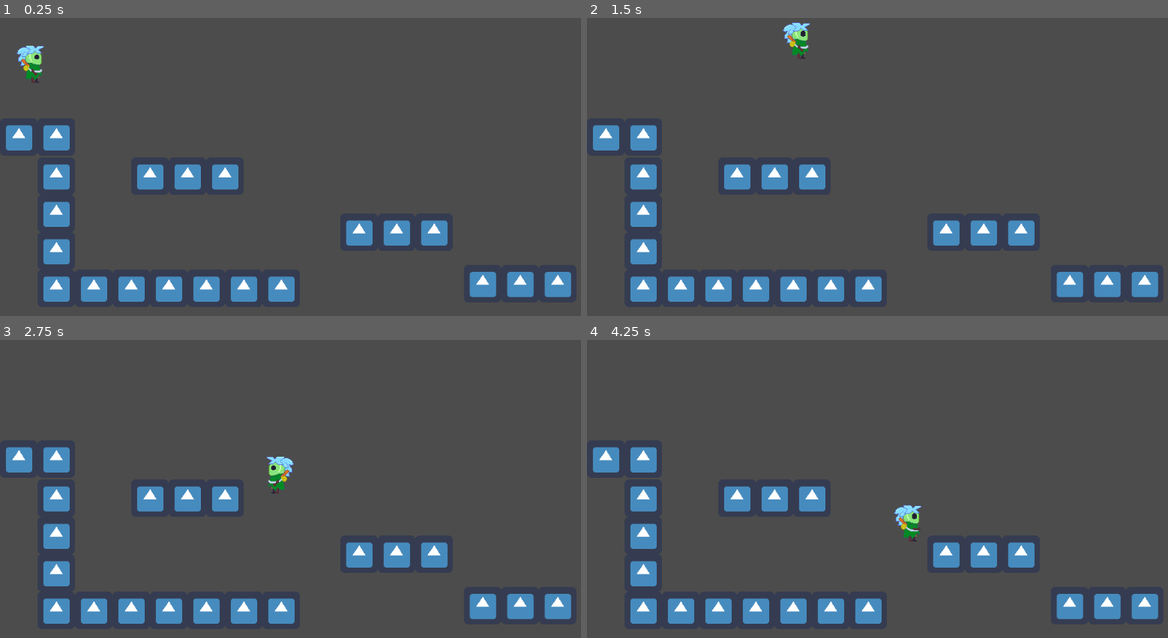
Above: before the commit, frames 1-4 (two rows, left to right).
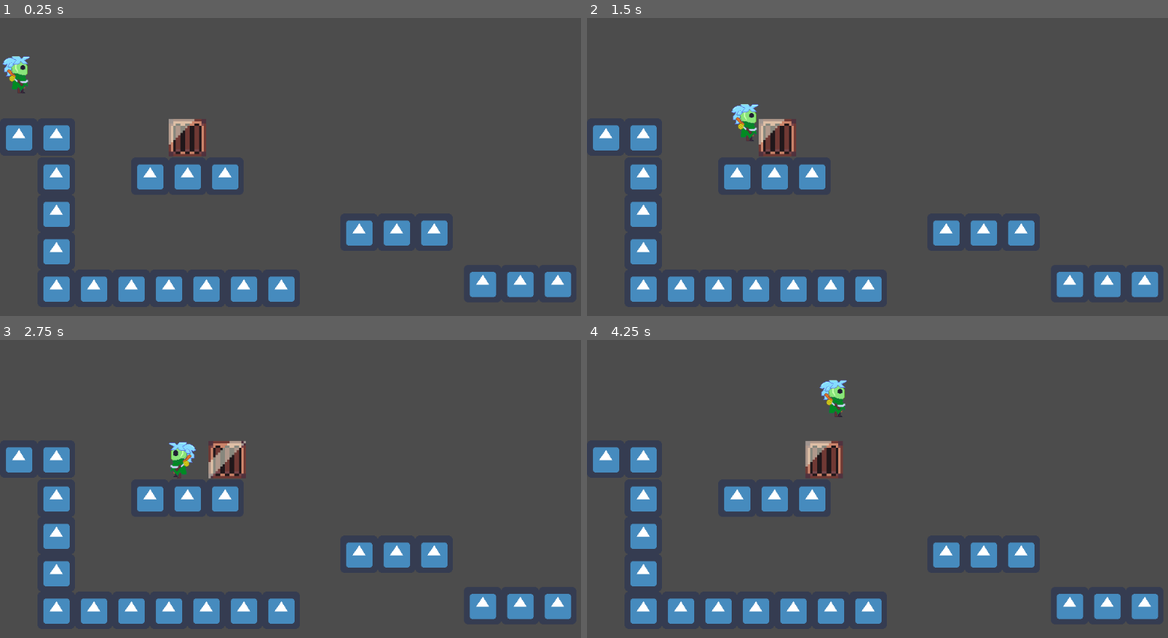
Above: after the commit, the same moments.

Repository: jaspior/bixo
Game: Godot game, scene res://Node2D.tscn
The game is run twice, just before and just after one commit, with the same random seed, the same clock (stepped at 60 frames per second) and the same inputs. The engine's default icon, where the game draws it, is replaced by a stand-in: a white triangle on a blue panel in a dark square.
Inputs:
- Up to frame 1 (0.25 s): no input
- Up to frame 2 (1.5 s): hold Z (attack) 0.53-1.28 s; hold Right (right) from 0.53 s (still down); tap Up (jump) at 0.77, 1.07 s; tap X (dash) at 0.8, 1.35 s
- Up to frame 3 (2.75 s): tap Up (jump) at 1.52, 1.55, 1.82, 2.1 s; release Right (right) at 2.03 s; hold Left (left) from 2.03 s (still down); hold Z (attack) from 2.03 s (still down)
- Up to frame 4 (4.25 s): release Left (left) at 2.78 s; release Z (attack) at 2.78 s; hold Right (right) from 2.78 s (still down); tap Z (attack) at 2.85 s; tap Up (jump) at 3.02, 3.32, 3.77, 3.8, 4.07 s; tap X (dash) at 3.05 s; hold X (dash) from 3.53 s (still down)

The runs differ from the first frame. In frame 1, 1.5% of the frame differs, in the area x 0-36%, y 9-47%; in frame 2, 1.6%, in the area x 24-39%, y 1-47%; in frame 3, 1.6%; in frame 4, 1.6%.

Commit message:
break

Diff:
--- /dev/null
+++ b/Box.gd
@@ -0,0 +1,19 @@
+extends RigidBody2D
+
+var lives := 3
+
+
+func _ready():
+	$AnimatedSprite.play("Idle")
+
+
+func _on_Hurt_area_entered(area):
+	if area.is_in_group("attack"):
+		lives -= 1
+		$AnimatedSprite.play("Damage")
+		yield($AnimatedSprite,"animation_finished")
+		$AnimatedSprite.play("Idle")
+		if lives <= 0:
+			$AnimatedSprite.play("Break")
+			yield($AnimatedSprite,"animation_finished")
+			queue_free()
--- /dev/null
+++ b/Box.tscn
@@ -0,0 +1,123 @@
+[gd_scene load_steps=24 format=2]
+
+[ext_resource path="res://Sprites/box/Crates.png" type="Texture" id=1]
+[ext_resource path="res://Box.gd" type="Script" id=2]
+
+[sub_resource type="AtlasTexture" id=1]
+atlas = ExtResource( 1 )
+region = Rect2( 0, 0, 16, 16 )
+
+[sub_resource type="AtlasTexture" id=2]
+atlas = ExtResource( 1 )
+region = Rect2( 16, 0, 16, 16 )
+
+[sub_resource type="AtlasTexture" id=3]
+atlas = ExtResource( 1 )
+region = Rect2( 32, 0, 16, 16 )
+
+[sub_resource type="AtlasTexture" id=4]
+atlas = ExtResource( 1 )
+region = Rect2( 48, 0, 16, 16 )
+
+[sub_resource type="AtlasTexture" id=5]
+atlas = ExtResource( 1 )
+region = Rect2( 0, 16, 16, 16 )
+
+[sub_resource type="AtlasTexture" id=6]
+atlas = ExtResource( 1 )
+region = Rect2( 16, 16, 16, 16 )
+
+[sub_resource type="AtlasTexture" id=9]
+atlas = ExtResource( 1 )
+region = Rect2( 16, 16, 16, 16 )
+
+[sub_resource type="AtlasTexture" id=10]
+atlas = ExtResource( 1 )
+region = Rect2( 32, 16, 16, 16 )
+
+[sub_resource type="AtlasTexture" id=11]
+atlas = ExtResource( 1 )
+region = Rect2( 48, 16, 16, 16 )
+
+[sub_resource type="AtlasTexture" id=12]
+atlas = ExtResource( 1 )
+region = Rect2( 0, 32, 16, 16 )
+
+[sub_resource type="AtlasTexture" id=13]
+atlas = ExtResource( 1 )
+region = Rect2( 16, 32, 16, 16 )
+
+[sub_resource type="AtlasTexture" id=14]
+atlas = ExtResource( 1 )
+region = Rect2( 32, 32, 16, 16 )
+
+[sub_resource type="AtlasTexture" id=15]
+atlas = ExtResource( 1 )
+region = Rect2( 48, 32, 16, 16 )
+
+[sub_resource type="AtlasTexture" id=16]
+atlas = ExtResource( 1 )
+region = Rect2( 0, 48, 16, 16 )
+
+[sub_resource type="AtlasTexture" id=17]
+atlas = ExtResource( 1 )
+region = Rect2( 16, 48, 16, 16 )
+
+[sub_resource type="AtlasTexture" id=18]
+atlas = ExtResource( 1 )
+region = Rect2( 32, 48, 16, 16 )
+
+[sub_resource type="AtlasTexture" id=19]
+atlas = ExtResource( 1 )
+region = Rect2( 48, 48, 16, 16 )
+
+[sub_resource type="AtlasTexture" id=20]
+atlas = ExtResource( 1 )
+region = Rect2( 0, 64, 16, 16 )
+
+[sub_resource type="SpriteFrames" id=7]
+animations = [ {
+"frames": [ SubResource( 1 ), SubResource( 2 ), SubResource( 3 ), SubResource( 4 ), SubResource( 5 ), SubResource( 6 ) ],
+"loop": true,
+"name": "Idle",
+"speed": 10.0
+}, {
+"frames": [ SubResource( 9 ), SubResource( 10 ), SubResource( 11 ), SubResource( 12 ), SubResource( 13 ), SubResource( 14 ), SubResource( 15 ), SubResource( 16 ) ],
+"loop": false,
+"name": "Break",
+"speed": 15.0
+}, {
+"frames": [ SubResource( 17 ), SubResource( 18 ), SubResource( 19 ), SubResource( 20 ), SubResource( 17 ) ],
+"loop": false,
+"name": "Damage",
+"speed": 15.0
+} ]
+
+[sub_resource type="RectangleShape2D" id=8]
+extents = Vector2( 33, 32 )
+
+[sub_resource type="RectangleShape2D" id=21]
+extents = Vector2( 33, 32 )
+
+[node name="Box" type="RigidBody2D" groups=["movable"]]
+z_index = -1
+mode = 2
+mass = 10.0
+script = ExtResource( 2 )
+
+[node name="AnimatedSprite" type="AnimatedSprite" parent="."]
+scale = Vector2( 4, 4 )
+frames = SubResource( 7 )
+animation = "Break"
+frame = 7
+playing = true
+
+[node name="CollisionShape2D" type="CollisionShape2D" parent="."]
+shape = SubResource( 8 )
+
+[node name="Hurt" type="Area2D" parent="."]
+
+[node name="CollisionShape2D" type="CollisionShape2D" parent="Hurt"]
+shape = SubResource( 21 )
+
+[connection signal="area_entered" from="Hurt" to="." method="_on_Hurt_area_entered"]
--- a/Node2D.tscn
+++ b/Node2D.tscn
@@ -1,13 +1,13 @@
-[gd_scene load_steps=4 format=2]
+[gd_scene load_steps=5 format=2]
 
 [ext_resource path="res://icon.png" type="Texture" id=1]
 [ext_resource path="res://Player.tscn" type="PackedScene" id=2]
+[ext_resource path="res://Box.tscn" type="PackedScene" id=3]
 
 [sub_resource type="RectangleShape2D" id=1]
 extents = Vector2( 33, 34 )
 
 [node name="Node2D" type="Node2D"]
-position = Vector2( -32, 282 )
 
 [node name="TestFloor" type="Node" parent="."]
 
@@ -276,4 +276,7 @@
 shape = SubResource( 1 )
 
 [node name="Player" parent="." instance=ExtResource( 2 )]
-position = Vector2( 88, -134 )
+position = Vector2( 32, 166 )
+
+[node name="Box" parent="." instance=ExtResource( 3 )]
+position = Vector2( 320, 282 )
--- a/Player.gd
+++ b/Player.gd
@@ -1,7 +1,7 @@
 extends KinematicBody2D
 
 
-enum states {IDLE, RUNNING, JUMP, FALLING, DASH, WALL}
+enum states {IDLE, RUNNING, JUMP, FALLING, DASH, WALL, ATTACK}
 var state = states.IDLE
 
 var gravity := 300
@@ -10,10 +10,18 @@
 var friction = 0.5
 var velocity := Vector2.ZERO
 var canJump : bool
+var combo_counter := 0
+var push := 300
 
 
 func _ready():
 	set_animation()
+
+func push_movables():
+	for index in get_slide_count():
+		var collision = get_slide_collision(index)
+		if collision.collider.is_in_group("movable"):
+			collision.collider.apply_central_impulse(-collision.normal * push)
 
 func _process(delta):
 
@@ -22,18 +30,20 @@
 	jump()
 	move(delta)
 	wall()
-	velocity = move_and_slide(velocity,Vector2.UP)
+	velocity = move_and_slide(velocity,Vector2.UP,false, 4, PI/4, false)
 	set_animation()
+	push_movables()
 
 func _input(event):
 	if event.is_action_pressed("dash"):
 		dash()
+	if event.is_action_pressed("attack"):
+		attack()
 
 func set_animation():
 	match state:
 		states.IDLE:
 			$AnimatedSprite.play("idle")
-
 		states.RUNNING:
 			$AnimatedSprite.play("Run")
 		states.FALLING:
@@ -42,29 +52,88 @@
 			$AnimatedSprite.play("Jump")
 		states.WALL:
 			$AnimatedSprite.play("Wall")
+		states.ATTACK:
+			attack_animation()
 		_:
 			$AnimatedSprite.play("idle")
 			print("uer")
+
+func attack_animation():
+	match combo_counter:
+		1:
+			$AnimatedSprite.play("Attack1")
+
+		2:
+			$AnimatedSprite.play("Attack2")
+
+		3:
+			$AnimatedSprite.play("Attack3")
+
+
+
+func attack():
+	state = states.ATTACK
+	combo_counter+=1
+	combo_counter = clamp(combo_counter,0,3)
+	$ComboTimer.start()
+
+	match combo_counter:
+		0:
+			$Hit1/CollisionShape2D.disabled = true
+			$Hit2/CollisionShape2D.disabled = true
+			$Hit3/CollisionShape2D.disabled = true
+		1:
+			$Hit1/CollisionShape2D.disabled = false
+			$Hit2/CollisionShape2D.disabled = true
+			$Hit3/CollisionShape2D.disabled = true
+		2:
+			$Hit1/CollisionShape2D.disabled = true
+			$Hit2/CollisionShape2D.disabled = false
+			$Hit3/CollisionShape2D.disabled = true
+		3:
+			$Hit1/CollisionShape2D.disabled = true
+			$Hit2/CollisionShape2D.disabled = true
+			$Hit3/CollisionShape2D.disabled = false
+
+
+
+	if combo_counter == 3:
+		yield($AnimatedSprite, "animation_finished")
+		combo_counter = 0
+		state = states.IDLE
+
 
 func move(delta):
 
 	var movement := Input.get_action_strength("right") - Input.get_action_strength("left")
 
-	if movement != 0 and state != states.DASH:
-		velocity.x += movement*max_speed*delta
-		velocity.x = clamp(velocity.x, -speed, speed)
-		$AnimatedSprite.flip_h = movement > 0
-		if velocity.y == 0 and not is_on_wall():
-			state = states.RUNNING
+	if $AnimatedSprite.flip_h:
+		$Hit1.scale.x = 1
+		$Hit2.scale.x = 1
+		$Hit3.scale.x = 1
+	else:
+		$Hit1.scale.x = -1
+		$Hit2.scale.x = -1
+		$Hit3.scale.x = -1
 
-	else:
-		velocity.x = lerp(velocity.x, 0, friction)
-		if is_on_floor():
-			state = states.IDLE
+
+	if state != states.ATTACK:
+		if movement != 0 and state != states.DASH:
+			velocity.x += movement*max_speed*delta
+			velocity.x = clamp(velocity.x, -speed, speed)
+			$AnimatedSprite.flip_h = movement > 0
+			if velocity.y == 0 and not is_on_wall():
+				state = states.RUNNING
+
+
+		else:
+			velocity.x = lerp(velocity.x, 0, friction)
+			if is_on_floor():
+				state = states.IDLE
 
 
 func jump():
-	if Input.is_action_just_pressed("jump") and canJump:
+	if Input.is_action_just_pressed("jump") and canJump and state != states.ATTACK:
 		velocity.y -= 250
 		state = states.JUMP
 
@@ -74,7 +143,7 @@
 		velocity.y+= gravity*delta
 
 func wall():
-	if is_on_wall():
+	if is_on_wall() and state != states.ATTACK:
 		if velocity.y > 30:
 			velocity.y = 5
 		elif Input.is_action_just_pressed("jump"):
@@ -87,7 +156,7 @@
 
 
 func can_jump():
-	if velocity.y > 0:
+	if velocity.y > 0 and state != states.ATTACK:
 		state = states.FALLING
 	if is_on_floor():
 		canJump = true
@@ -111,6 +180,16 @@
 		dashed.x = 100
 	else:
 		dashed.x = -100
-	move_and_collide(dashed)
+	move_and_collide(dashed,false)
 
 	state = states.IDLE
+
+
+
+
+func _on_ComboTimer_timeout():
+	combo_counter = 0
+	$Hit1/CollisionShape2D.disabled = true
+	$Hit2/CollisionShape2D.disabled = true
+	$Hit3/CollisionShape2D.disabled = true
+	state = states.IDLE
--- a/Player.tscn
+++ b/Player.tscn
@@ -6,6 +6,9 @@
 [ext_resource path="res://Sprites/bicho_wall.png" type="Texture" id=4]
 [ext_resource path="res://Sprites/bicho_walk.png" type="Texture" id=5]
 [ext_resource path="res://Sprites/bicho_falling.png" type="Texture" id=6]
+[ext_resource path="res://Sprites/bicho_attack1.png" type="Texture" id=7]
+[ext_resource path="res://Sprites/bicho_attack2.png" type="Texture" id=8]
+[ext_resource path="res://Sprites/bicho_attack3.png" type="Texture" id=9]
 
 [sub_resource type="AtlasTexture" id=2]
 atlas = ExtResource( 2 )
@@ -23,20 +26,64 @@
 atlas = ExtResource( 3 )
 region = Rect2( 96, 0, 96, 64 )
 
+[sub_resource type="AtlasTexture" id=9]
+atlas = ExtResource( 4 )
+region = Rect2( 0, 0, 96, 64 )
+
+[sub_resource type="AtlasTexture" id=10]
+atlas = ExtResource( 4 )
+region = Rect2( 96, 0, 96, 64 )
+
+[sub_resource type="AtlasTexture" id=11]
+atlas = ExtResource( 9 )
+region = Rect2( 0, 0, 96, 64 )
+
+[sub_resource type="AtlasTexture" id=12]
+atlas = ExtResource( 9 )
+region = Rect2( 96, 0, 96, 64 )
+
+[sub_resource type="AtlasTexture" id=13]
+atlas = ExtResource( 9 )
+region = Rect2( 192, 0, 96, 64 )
+
+[sub_resource type="AtlasTexture" id=14]
+atlas = ExtResource( 9 )
+region = Rect2( 288, 0, 96, 64 )
+
+[sub_resource type="AtlasTexture" id=18]
+atlas = ExtResource( 7 )
+region = Rect2( 0, 0, 96, 64 )
+
+[sub_resource type="AtlasTexture" id=19]
+atlas = ExtResource( 7 )
+region = Rect2( 96, 0, 96, 64 )
+
+[sub_resource type="AtlasTexture" id=20]
+atlas = ExtResource( 7 )
+region = Rect2( 192, 0, 96, 64 )
+
+[sub_resource type="AtlasTexture" id=21]
+atlas = ExtResource( 7 )
+region = Rect2( 288, 0, 96, 64 )
+
+[sub_resource type="AtlasTexture" id=15]
+atlas = ExtResource( 8 )
+region = Rect2( 0, 0, 96, 64 )
+
+[sub_resource type="AtlasTexture" id=16]
+atlas = ExtResource( 8 )
+region = Rect2( 96, 0, 96, 64 )
+
+[sub_resource type="AtlasTexture" id=17]
+atlas = ExtResource( 8 )
+region = Rect2( 192, 0, 96, 64 )
+
 [sub_resource type="AtlasTexture" id=5]
 atlas = ExtResource( 5 )
 region = Rect2( 0, 0, 96, 64 )
 
 [sub_resource type="AtlasTexture" id=6]
 atlas = ExtResource( 5 )
-region = Rect2( 96, 0, 96, 64 )
-
-[sub_resource type="AtlasTexture" id=9]
-atlas = ExtResource( 4 )
-region = Rect2( 0, 0, 96, 64 )
-
-[sub_resource type="AtlasTexture" id=10]
-atlas = ExtResource( 4 )
 region = Rect2( 96, 0, 96, 64 )
 
 [sub_resource type="SpriteFrames" id=4]
@@ -51,25 +98,49 @@
 "name": "Jump",
 "speed": 5.0
 }, {
-"frames": [ SubResource( 5 ), SubResource( 6 ) ],
+"frames": [ SubResource( 9 ), SubResource( 10 ) ],
 "loop": true,
-"name": "Run",
+"name": "Wall",
 "speed": 5.0
+}, {
+"frames": [ SubResource( 11 ), SubResource( 12 ), SubResource( 13 ), SubResource( 14 ) ],
+"loop": false,
+"name": "Attack3",
+"speed": 10.0
+}, {
+"frames": [ SubResource( 18 ), SubResource( 19 ), SubResource( 20 ), SubResource( 21 ) ],
+"loop": false,
+"name": "Attack1",
+"speed": 10.0
+}, {
+"frames": [ SubResource( 15 ), SubResource( 16 ), SubResource( 17 ) ],
+"loop": false,
+"name": "Attack2",
+"speed": 10.0
 }, {
 "frames": [ ExtResource( 6 ) ],
 "loop": true,
 "name": "Fall",
 "speed": 5.0
 }, {
-"frames": [ SubResource( 9 ), SubResource( 10 ) ],
+"frames": [ SubResource( 5 ), SubResource( 6 ) ],
 "loop": true,
-"name": "Wall",
+"name": "Run",
 "speed": 5.0
 } ]
 
 [sub_resource type="CapsuleShape2D" id=1]
 radius = 15.0
 height = 32.0
+
+[sub_resource type="RectangleShape2D" id=22]
+extents = Vector2( 6.5, 27.5 )
+
+[sub_resource type="RectangleShape2D" id=23]
+extents = Vector2( 10, 28 )
+
+[sub_resource type="RectangleShape2D" id=24]
+extents = Vector2( 10, 36 )
 
 [node name="Player" type="KinematicBody2D"]
 script = ExtResource( 1 )
@@ -79,17 +150,39 @@
 one_shot = true
 
 [node name="ComboTimer" type="Timer" parent="."]
-wait_time = 0.3
+wait_time = 0.5
 one_shot = true
 
 [node name="AnimatedSprite" type="AnimatedSprite" parent="."]
 frames = SubResource( 4 )
-animation = "idle"
-frame = 1
-playing = true
+animation = "Attack3"
+frame = 3
 flip_h = true
 
 [node name="CollisionShape2D" type="CollisionShape2D" parent="."]
 shape = SubResource( 1 )
 
+[node name="Hit1" type="Area2D" parent="." groups=["attack"]]
+
+[node name="CollisionShape2D" type="CollisionShape2D" parent="Hit1"]
+position = Vector2( 27.5, 1.5 )
+shape = SubResource( 22 )
+disabled = true
+
+[node name="Hit2" type="Area2D" parent="." groups=["attack"]]
+
+[node name="CollisionShape2D" type="CollisionShape2D" parent="Hit2"]
+position = Vector2( 32, 1 )
+shape = SubResource( 23 )
+disabled = true
+
+[node name="Hit3" type="Area2D" parent="." groups=["attack"]]
+visible = false
+
+[node name="CollisionShape2D" type="CollisionShape2D" parent="Hit3"]
+position = Vector2( 32, 4 )
+shape = SubResource( 24 )
+disabled = true
+
 [connection signal="timeout" from="CoyoteJump" to="." method="_on_CoyoteJump_timeout"]
+[connection signal="timeout" from="ComboTimer" to="." method="_on_ComboTimer_timeout"]
Not shown: 1 places in Player.tscn that only renumber resources
Binary file added: Sprites/bicho_attack1.png
Not shown, added: Sprites/bicho_attack1.png.import
Binary file added: Sprites/bicho_attack2.png
Not shown, added: Sprites/bicho_attack2.png.import
Binary file added: Sprites/bicho_attack3.png
Not shown, added: Sprites/bicho_attack3.png.import
Binary file added: Sprites/box/Crates.png
Not shown, added: Sprites/box/Crates.png.import
